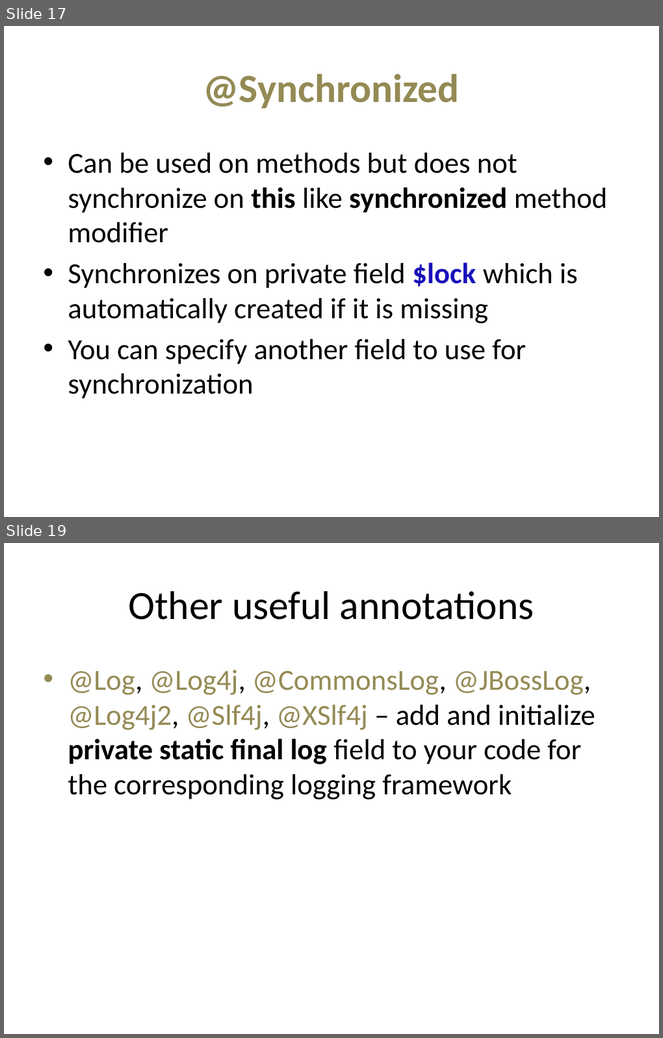
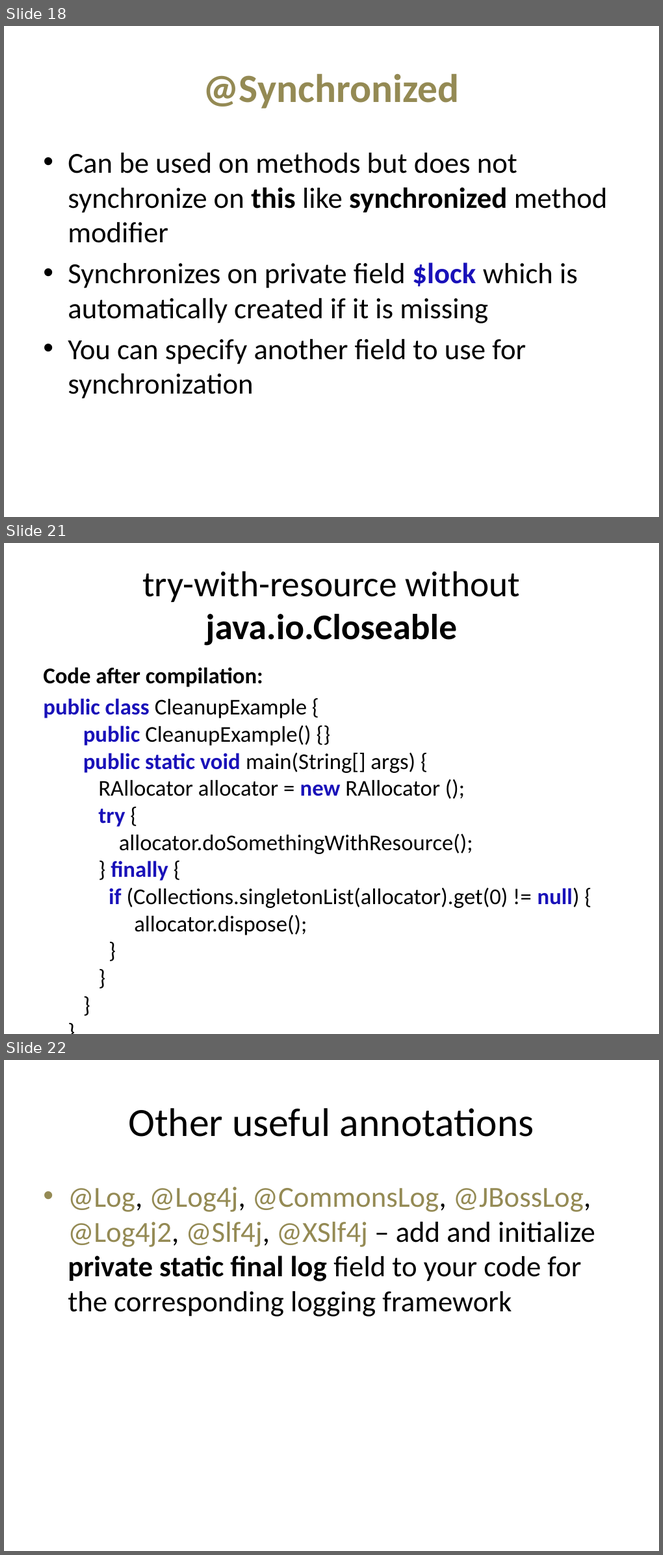
Before and after one commit to doychin/java2days, a slide deck: Making our day job easy.pptx. Shown one above the other, each under a label of ours: slides 17 and 19 before the commit, slides 18, 21 and 22 after it; the slides between them are not shown. The pictures are 663x1038 and 663x1555 pixels, drawn with LibreOffice and Linux fonts; fonts in the diff are those of the drawing; background and template pictures are left out. Boxes give left, top, right and bottom in pixels: in the first picture for what was removed or moved away, otherwise in the second. Text is boxed around its words. In the diff, an @@ line names an element or a change of style, - is before the commit and + after.

Commit message:
Update presentation and cleanup example files.

```diff
--- a/Making our day job easy.pptx
+++ b/Making our day job easy.pptx
@@ slide 21 added at (4,543,659,1034), background #FFFFFF @@
@@ title added at (142,571,520,646), 39.6 pt, text #000000 @@
+try-with-resource without java.io.Closeable
@@ text added at (43,667,580,936), 24.8 pt, text #000000 @@
+Code after compilation:
+public class CleanupExample {
+public CleanupExample() {}
+public static void main(String[] args) {
+RAllocator allocator = new RAllocator ();
+try {
+allocator.doSomethingWithResource();
+} finally {
+if (Collections.singletonList(allocator).get(0) != null) {
+allocator.dispose();
+}
+}
+}
+}
@@ what was slide 17 is now slide 18 @@
@@ what was slide 19 is now slide 22 @@
```
Also in this commit, not shown: 6 slides changed, 3 other slides added, 3 other files.
